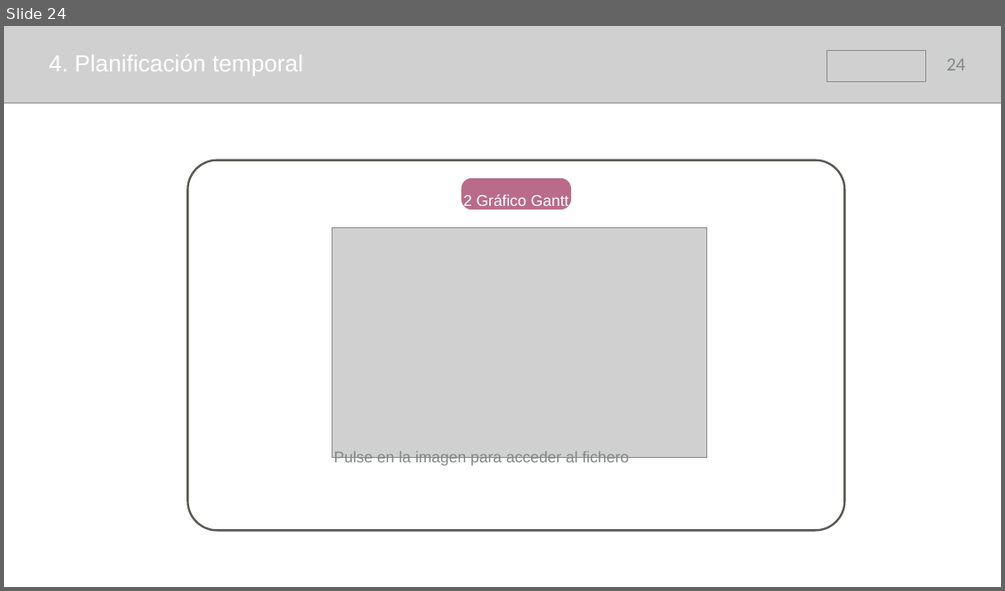
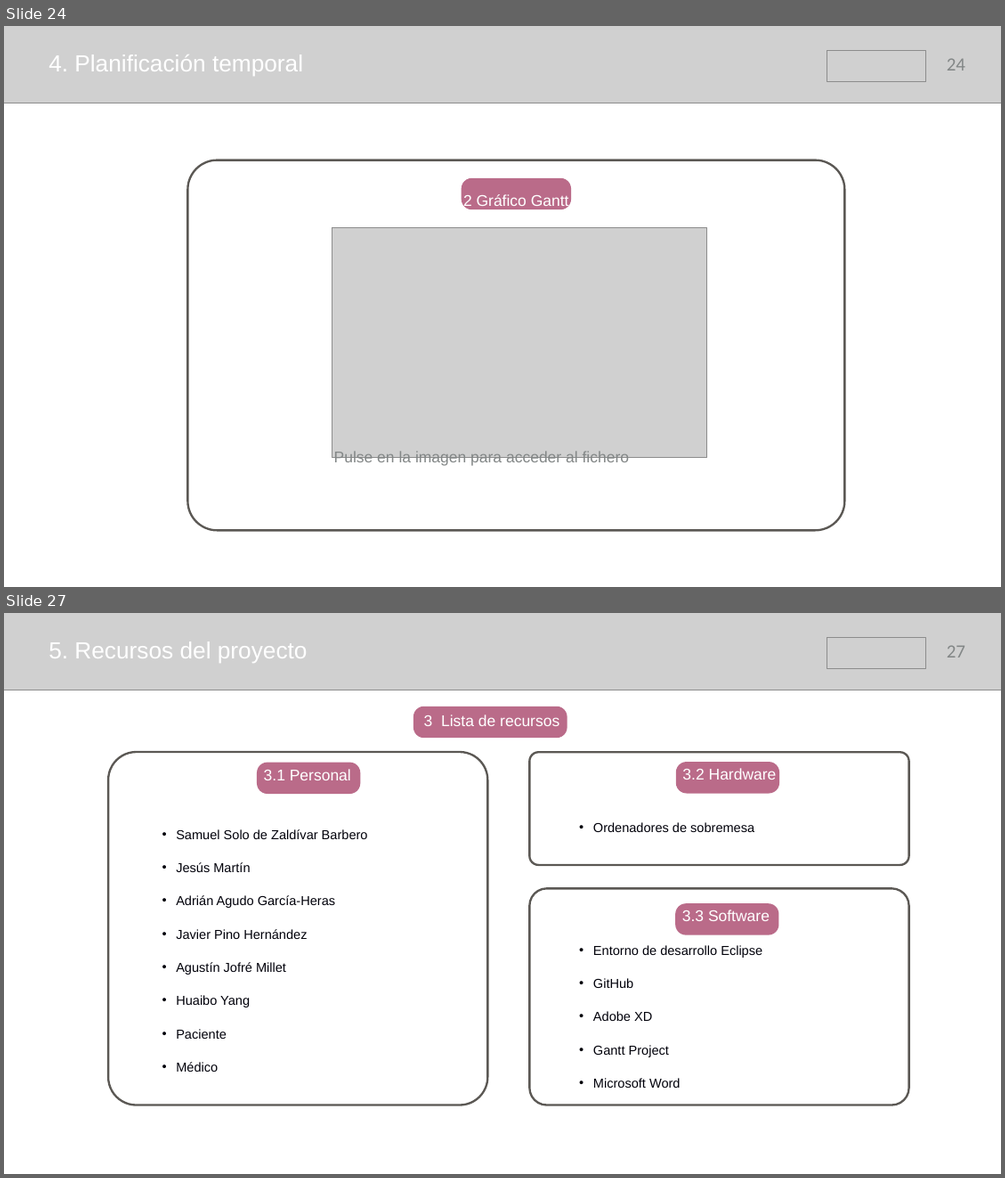
Before and after one commit to samusolo/iDoctor, a slide deck: Plan de proyecto.pptx. Shown one above the other, each under a label of ours: slide 24 before the commit, slides 24 and 27 after it; the slides between them are not shown. The pictures are 1005x591 and 1005x1178 pixels, drawn with LibreOffice and Linux fonts; fonts in the diff are those of the drawing; grey boxes stand for pictures. Boxes give left, top, right and bottom in pixels: in the first picture for what was removed or moved away, otherwise in the second. Text is boxed around its words. In the diff, an @@ line names an element or a change of style, - is before the commit and + after.

Commit message:
Presentacion PP
Falta solo el tema 7 y 8

```diff
--- a/Plan de proyecto.pptx
+++ b/Plan de proyecto.pptx
@@ slide 27 added at [4,613,1001,1174], background #FFFFFF @@
@@ picture added at [4,613,1001,690] @@
@@ picture added at [826,637,925,669] @@
@@ text added at [48,641,307,663], 45 pt, text #FFFFFF @@
+5. Recursos del proyecto
@@ page number added at [947,645,965,657], 36 pt, text #838787 @@
+27
@@ rounded rectangle added at [108,752,487,1104], outline #5B5854 4 pt @@
@@ rounded rectangle added at [529,752,909,865], outline #5B5854 4 pt @@
@@ text added at [593,822,754,832], 25 pt, text #00000A @@
+• Ordenadores de sobremesa
@@ text added at [176,829,368,1071], 25 pt, text #00000A @@
+• Samuel Solo de Zaldívar Barbero
+• Jesús Martín
+• Adrián Agudo García-Heras
+• Javier Pino Hernández
+• Agustín Jofré Millet
+• Huaibo Yang
+• Paciente
+• Médico
@@ rounded rectangle added at [529,889,909,1105], outline #5B5854 4 pt @@
@@ group added at [257,706,779,935]: 5 texts, 4 rounded rectangles @@
+3 Lista de recursos
+3.1 Personal
+2.2 Software
+3.2 Hardware
+3.3 Software
@@ text added at [593,945,762,1087], 25 pt, text #00000A @@
+• Entorno de desarrollo Eclipse
+• GitHub
+• Adobe XD
+• Gantt Project
+• Microsoft Word
```
Also in this commit, not shown: 2 slides changed, 4 other slides added, 11 slides removed.
